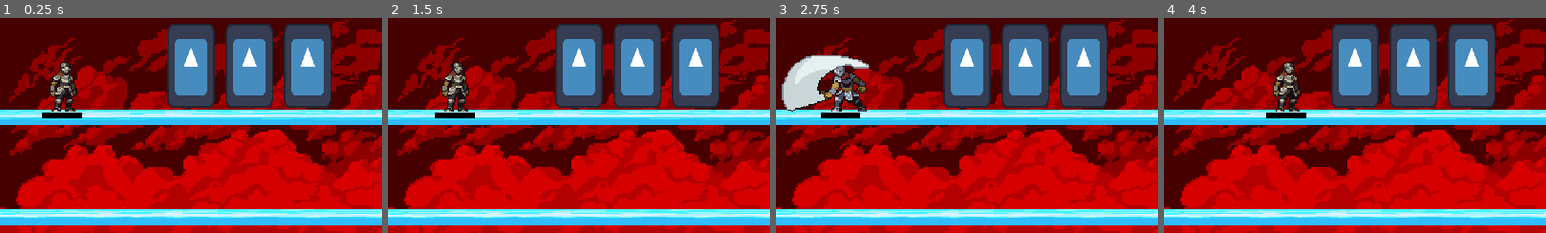
Above: before the commit, frames 1-4 (left to right).
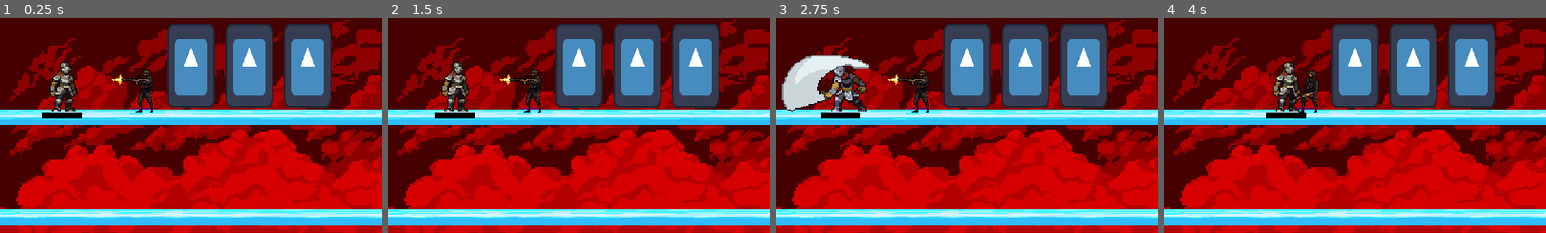
Above: after the commit, the same moments.

Repository: moses0315/CombatSystem
Game: Godot game, scene res://Combat/combat.tscn
The game is run twice, just before and just after one commit, with the same random seed, the same clock (stepped at 60 frames per second) and the same inputs. The engine's default icon, where the game draws it, is replaced by a stand-in: a white triangle on a blue panel in a dark square.
Inputs:
- Up to frame 1 (0.25 s): no input
- Up to frame 2 (1.5 s): tap Enter (ui_accept) at 0.5, 0.77, 0.8, 1.07, 1.35 s; hold Space (attack) 0.53-1.28 s; hold Right (right) from 0.53 s (still down)
- Up to frame 3 (2.75 s): tap Enter (ui_accept) at 1.52, 1.82, 2.3 s; tap Space (attack) at 1.55 s; release Right (right) at 2.03 s; hold Left (left) from 2.03 s (still down); hold Space (attack) from 2.03 s (still down)
- Up to frame 4 (4 s): release Left (left) at 2.78 s; release Space (attack) at 2.78 s; hold Right (right) from 2.78 s (still down); tap Q (door_open) at 2.85 s; tap Enter (ui_accept) at 3.02, 3.32, 3.77, 3.8 s; tap Space (attack) at 3.05 s; hold Space (attack) from 3.53 s (still down)
The pictures show only the part of the screen within x 0-50%, y 0-50%; the shares and areas given below are measured in that part.

The runs differ from the first frame. In frame 1, 0.7% of the frame differs, in the area x 29-41%, y 24-44%; in frame 2, 0.7%; in frame 3, 0.7%; in frame 4, 0.6%.

Commit message:
soldier attack animation

Diff:
--- a/Combat/Knight.gd
+++ b/Combat/Knight.gd
@@ -1,14 +1,15 @@
 extends CharacterBody2D
 
+class_name Knight
 
 var friend = false
 var SPEED = 100
 var enemy_array = []
 
-var gravity = ProjectSettings.get_setting("physics/2d/default_gravity")+1000
+var gravity = ProjectSettings.get_setting("physics/2d/default_gravity")
 
 var health = 100
-var knight_attack_power = 10
+var self_attack_power = 10
 var is_hurt = false
 var is_dead = false
 var is_attacking = false
@@ -49,7 +50,7 @@
 
 	#Move
 	if not is_on_floor():
-		velocity.y += gravity * delta
+		velocity.y += gravity
 		move_and_slide()
 		return
 
@@ -68,7 +69,7 @@
 	if !is_hurt and !is_attacking:
 		if enemy_array == []:
 			velocity.x = move_toward(velocity.x, 0, SPEED)#change code to chase player
-
+			anim.play("idle")
 		elif fixed_target != null:
 			var direction = (fixed_target.position-position).normalized()
 			if direction.x > 0:
@@ -98,6 +99,7 @@
 				velocity.x = move_toward(velocity.x, 0, SPEED)
 			else:
 				velocity.x = direction.x * SPEED
+				anim.play("run")
 
 	elif is_hurt or is_attacking or attack_ready:
 		velocity.x = move_toward(velocity.x, 0, SPEED)
@@ -129,7 +131,7 @@
 func _on_enemy_detection_area_body_exited(body):
 	enemy_array.erase(body)
 
-func _on_animation_enemy_animation_finished(anim_name = "hit"):
+func _on_animation_knight_animation_finished(anim_name = "hit"):
 	is_hurt = false
 	anim.play("idle")
 
@@ -145,7 +147,7 @@
 		attack_ready = false
 
 func _on_attack_area_body_entered(body):
-	body.take_damage(knight_attack_power)
+	body.take_damage(self_attack_power)
 
 func _on_attack_cooldown_timer_timeout():
 	is_attacking = false
--- /dev/null
+++ b/Combat/SodierBullet.gd
@@ -0,0 +1,18 @@
+extends Sprite2D
+
+var to_right = false
+var friend = false
+# Called when the node enters the scene tree for the first time.
+func _ready():
+	if friend:
+		$Area2D.set_collision_mask_value(3, true)
+	else:
+		$Area2D.set_collision_mask_value(2, true)
+
+
+# Called every frame. 'delta' is the elapsed time since the previous frame.
+func _process(delta):
+	if to_right:
+		position.x += 1000*delta
+	else:
+		position.x -= 1000*delta
--- a/Combat/Soldier.gd
+++ b/Combat/Soldier.gd
@@ -1,52 +1,155 @@
 extends CharacterBody2D
 
+var bullet = preload("res://Combat/sodierBullet.tscn")
 
-const SPEED = 300.0
-const JUMP_VELOCITY = -400.0
+var friend = false
+var SPEED = 100
+var enemy_array = []
 
-# Get the gravity from the project settings to be synced with RigidBody nodes.
 var gravity = ProjectSettings.get_setting("physics/2d/default_gravity")
+
+var health = 100
+var self_attack_power = 10
+var is_hurt = false
+var is_dead = false
+var is_attacking = false
+var attack_ready = false
+var attack_target_array = []
+var fixed_target = null
+
+@onready var anim = $AnimationPlayer
+@onready var sprite = $AnimatedSprite2D
+@onready var healthbar = $Healthbar
+@onready var attack_cooldown_timer = $AttackCooldownTimer
+
+func _ready():
+	if friend:
+		set_collision_layer_value(2, true)
+		$EnemyDetectionArea.set_collision_mask_value(3, true)
+		$AttackDetectionArea.set_collision_mask_value(3, true)
+	else:
+		set_collision_layer_value(3, true)
+		$EnemyDetectionArea.set_collision_mask_value(2, true)
+		$AttackDetectionArea.set_collision_mask_value(2, true)
 
 
 func _physics_process(delta):
-	# Add the gravity.
+	print(position)
+	#Health Bar
+	healthbar.value = health
+
+	#Move
 	if not is_on_floor():
-		velocity.y += gravity * delta
+		velocity.y += gravity
+		move_and_slide()
+		return
 
-	# Handle Jump.
-	if Input.is_action_just_pressed("ui_accept") and is_on_floor():
-		velocity.y = JUMP_VELOCITY
+	if fixed_target == null and attack_target_array != []:
+		var minimum = 100000000
+		for enemy in attack_target_array:
+			if enemy.position.x-position.x >= 0:
+				if enemy.position.x-position.x < minimum:
+					minimum = enemy.position.x-position.x
+					fixed_target = enemy
+			elif enemy.position.x-position.x <= 0:
+				if (enemy.position.x-position.x)*-1 < minimum:
+					minimum = (enemy.position.x-position.x)*-1
+					fixed_target = enemy
 
-	# Get the input direction and handle the movement/deceleration.
-	# As good practice, you should replace UI actions with custom gameplay actions.
-	var direction = Input.get_axis("ui_left", "ui_right")
-	if direction:
-		velocity.x = direction * SPEED
-	else:
+	if !is_hurt and !is_attacking:
+		if enemy_array == []:
+			velocity.x = move_toward(velocity.x, 0, SPEED)#change code to chase player
+			anim.play("idle")
+		elif fixed_target != null:
+			var direction = (fixed_target.position-position).normalized()
+			if direction.x > 0:
+				$AnimatedSprite2D.flip_h = false
+			else:
+				$AnimatedSprite2D.flip_h = true
+			velocity.x = move_toward(velocity.x, 0, SPEED)
+			attack()
+
+		else:
+			var minimum = 100000000
+			var direction
+			for enemy in enemy_array:
+				if enemy.position.x-position.x >= 0:
+					if enemy.position.x-position.x < minimum:
+						minimum = enemy.position.x-position.x
+						direction = (enemy.position-position).normalized()
+				elif enemy.position.x-position.x <= 0:
+					if (enemy.position.x-position.x)*-1 < minimum:
+						minimum = (enemy.position.x-position.x)*-1
+						direction = (enemy.position-position).normalized()
+			if direction.x > 0:
+				$AnimatedSprite2D.flip_h = false
+			else:
+				$AnimatedSprite2D.flip_h = true
+			if attack_ready:
+				velocity.x = move_toward(velocity.x, 0, SPEED)
+			else:
+				velocity.x = direction.x * SPEED
+				anim.play("run")
+
+	elif is_hurt or is_attacking or attack_ready:
 		velocity.x = move_toward(velocity.x, 0, SPEED)
-
 	move_and_slide()
 
 
-func _on_enemy_detection_area_body_entered(body):
-	pass # Replace with function body.
+
+func attack():
+	if attack_ready:
+		is_attacking = true
+		attack_cooldown_timer.start()
+		anim.play("attack")
+
+		var bullet_instance =  bullet.instantiate()
+		if $AnimatedSprite2D.flip_h == true:#facing left
+			bullet_instance.to_right = false
+			bullet_instance.position = Vector2(-39, -18)
+		else:
+			bullet_instance.to_right = true
+			bullet_instance.position = Vector2(39, -18)
+		if friend:
+			bullet_instance.friend = true
+		else:
+			bullet_instance.friend = false
+		add_child(bullet_instance)
 
 
-func _on_enemy_detection_area_body_exited(body):
-	pass # Replace with function body.
+func take_damage(attack_power):
+	health -= attack_power
+	is_hurt = true
+	if health <= 0:
+		anim.play("death")
+		is_dead = true
+		await anim.animation_finished
+		self.queue_free()
+	else:
+		anim.play("hit")
 
 
+func _on_enemy_detection_area_body_entered(body):
+	enemy_array.append(body)
+
+func _on_enemy_detection_area_body_exited(body):
+	enemy_array.erase(body)
+
+func _on_animation_soldier_animation_finished(anim_name = "hit"):
+	is_hurt = false
+	anim.play("idle")
+
 func _on_attack_detection_area_body_entered(body):
-	pass # Replace with function body.
-
+	attack_ready = true
+	attack_target_array.append(body)
 
 func _on_attack_detection_area_body_exited(body):
-	pass # Replace with function body.
-
-
-func _on_attack_area_body_entered(body):
-	pass # Replace with function body.
+	if body == fixed_target:
+		fixed_target = null
+	attack_target_array.erase(body)
+	if attack_target_array == []:
+		attack_ready = false
 
 
 func _on_attack_cooldown_timer_timeout():
-	pass # Replace with function body.
+	is_attacking = false
--- a/Combat/combat.tscn
+++ b/Combat/combat.tscn
@@ -1,10 +1,11 @@
-[gd_scene load_steps=8 format=3 uid="uid://dpvx5dtqgyxr0"]
+[gd_scene load_steps=9 format=3 uid="uid://dpvx5dtqgyxr0"]
 
 [ext_resource type="Texture2D" uid="uid://bb8betedfjl0u" path="res://Assets/Backcground/back.png" id="1_61lqm"]
 [ext_resource type="PackedScene" uid="uid://wfufadg3krmj" path="res://Combat/player.tscn" id="2_x76vy"]
 [ext_resource type="PackedScene" uid="uid://bhh6t0a2uc0nq" path="res://Combat/three_doors.tscn" id="3_bvjdj"]
 [ext_resource type="Script" path="res://Combat/NPCs.gd" id="3_khaqe"]
 [ext_resource type="AudioStream" uid="uid://d2rrwdkre8t4i" path="res://Assets/Audio/Candyland.mp3" id="4_iiash"]
+[ext_resource type="PackedScene" uid="uid://ciotvvhl257rt" path="res://Combat/soldier.tscn" id="6_be23j"]
 
 [sub_resource type="RectangleShape2D" id="RectangleShape2D_hey54"]
 size = Vector2(509, 1016)
@@ -95,3 +96,6 @@
 [node name="Player" parent="." instance=ExtResource("2_x76vy")]
 position = Vector2(96, 100)
 scale = Vector2(2, 2)
+
+[node name="Soldier" parent="." instance=ExtResource("6_be23j")]
+position = Vector2(216, 104)
--- a/Combat/knight.tscn
+++ b/Combat/knight.tscn
@@ -465,7 +465,7 @@
 
 [node name="AnimatedSprite2D" type="AnimatedSprite2D" parent="."]
 sprite_frames = SubResource("SpriteFrames_sgtoa")
-animation = &"attack1"
+animation = &"idle"
 autoplay = "idle"
 frame = 1
 
@@ -507,7 +507,7 @@
 wait_time = 0.5
 one_shot = true
 
-[connection signal="animation_finished" from="AnimationPlayer" to="." method="_on_animation_enemy_animation_finished"]
+[connection signal="animation_finished" from="AnimationPlayer" to="." method="_on_animation_knight_animation_finished"]
 [connection signal="body_entered" from="EnemyDetectionArea" to="." method="_on_enemy_detection_area_body_entered"]
 [connection signal="body_exited" from="EnemyDetectionArea" to="." method="_on_enemy_detection_area_body_exited"]
 [connection signal="body_entered" from="AttackDetectionArea" to="." method="_on_attack_detection_area_body_entered"]
--- /dev/null
+++ b/Combat/sodierBullet.tscn
@@ -0,0 +1,19 @@
+[gd_scene load_steps=4 format=3 uid="uid://djisqcpi4wnsu"]
+
+[ext_resource type="Texture2D" uid="uid://c55galaye6eb5" path="res://Assets/Soldier_1/Bullet.png" id="1_yr8ha"]
+[ext_resource type="Script" path="res://Combat/SodierBullet.gd" id="2_8xqhs"]
+
+[sub_resource type="RectangleShape2D" id="RectangleShape2D_fydj3"]
+size = Vector2(5, 1)
+
+[node name="SoldierBullet" type="Sprite2D"]
+texture = ExtResource("1_yr8ha")
+script = ExtResource("2_8xqhs")
+
+[node name="Area2D" type="Area2D" parent="."]
+scale = Vector2(10, 10)
+collision_layer = 0
+collision_mask = 0
+
+[node name="CollisionShape2D" type="CollisionShape2D" parent="Area2D"]
+shape = SubResource("RectangleShape2D_fydj3")
--- a/Combat/soldier.tscn
+++ b/Combat/soldier.tscn
@@ -1,10 +1,14 @@
-[gd_scene load_steps=8 format=3 uid="uid://ciotvvhl257rt"]
+[gd_scene load_steps=45 format=3 uid="uid://ciotvvhl257rt"]
 
 [ext_resource type="Script" path="res://Combat/Soldier.gd" id="1_ceqk6"]
-
-[sub_resource type="SpriteFrames" id="SpriteFrames_0rtw4"]
+[ext_resource type="Texture2D" uid="uid://d1orwoij5nopt" path="res://Assets/Soldier_1/Shot_2.png" id="2_akga5"]
+[ext_resource type="Texture2D" uid="uid://b5mesg6nb6mis" path="res://Assets/Soldier_1/Idle.png" id="2_whjtw"]
+[ext_resource type="Texture2D" uid="uid://4828a81f4ylu" path="res://Assets/Soldier_1/Dead.png" id="3_fflux"]
+[ext_resource type="Texture2D" uid="uid://dq46mvnnb68be" path="res://Assets/Soldier_1/Hurt.png" id="4_ohoxn"]
+[ext_resource type="Texture2D" uid="uid://3nuxytsfw7vm" path="res://Assets/Soldier_1/Run.png" id="6_1ara4"]
 
 [sub_resource type="RectangleShape2D" id="RectangleShape2D_8eyop"]
+size = Vector2(20, 64)
 
 [sub_resource type="RectangleShape2D" id="RectangleShape2D_ygxcn"]
 size = Vector2(795, 20)
@@ -12,18 +16,388 @@
 [sub_resource type="StyleBoxFlat" id="StyleBoxFlat_ymy43"]
 
 [sub_resource type="RectangleShape2D" id="RectangleShape2D_c8emr"]
-size = Vector2(77, 32)
-
-[sub_resource type="RectangleShape2D" id="RectangleShape2D_qo0qq"]
-size = Vector2(34.25, 40)
+size = Vector2(320, 32)
+
+[sub_resource type="Animation" id="Animation_uewn3"]
+resource_name = "idle"
+length = 0.7
+loop_mode = 1
+tracks/0/type = "value"
+tracks/0/imported = false
+tracks/0/enabled = true
+tracks/0/path = NodePath("AnimatedSprite2D:animation")
+tracks/0/interp = 1
+tracks/0/loop_wrap = true
+tracks/0/keys = {
+"times": PackedFloat32Array(0),
+"transitions": PackedFloat32Array(1),
+"update": 1,
+"values": [&"idle"]
+}
+tracks/1/type = "value"
+tracks/1/imported = false
+tracks/1/enabled = true
+tracks/1/path = NodePath("AnimatedSprite2D:frame")
+tracks/1/interp = 1
+tracks/1/loop_wrap = true
+tracks/1/keys = {
+"times": PackedFloat32Array(0, 0.1, 0.2, 0.3, 0.4, 0.5, 0.6),
+"transitions": PackedFloat32Array(1, 1, 1, 1, 1, 1, 1),
+"update": 1,
+"values": [0, 1, 2, 3, 4, 5, 6]
+}
+
+[sub_resource type="Animation" id="Animation_7hytm"]
+resource_name = "run"
+length = 0.8
+loop_mode = 1
+tracks/0/type = "value"
+tracks/0/imported = false
+tracks/0/enabled = true
+tracks/0/path = NodePath("AnimatedSprite2D:animation")
+tracks/0/interp = 1
+tracks/0/loop_wrap = true
+tracks/0/keys = {
+"times": PackedFloat32Array(0),
+"transitions": PackedFloat32Array(1),
+"update": 1,
+"values": [&"run"]
+}
+tracks/1/type = "value"
+tracks/1/imported = false
+tracks/1/enabled = true
+tracks/1/path = NodePath("AnimatedSprite2D:frame")
+tracks/1/interp = 1
+tracks/1/loop_wrap = true
+tracks/1/keys = {
+"times": PackedFloat32Array(0, 0.1, 0.2, 0.3, 0.4, 0.5, 0.6, 0.7),
+"transitions": PackedFloat32Array(1, 1, 1, 1, 1, 1, 1, 1),
+"update": 1,
+"values": [0, 1, 2, 3, 4, 5, 6, 7]
+}
+
+[sub_resource type="Animation" id="Animation_c7wpk"]
+resource_name = "hit"
+length = 0.3
+tracks/0/type = "value"
+tracks/0/imported = false
+tracks/0/enabled = true
+tracks/0/path = NodePath("AnimatedSprite2D:animation")
+tracks/0/interp = 1
+tracks/0/loop_wrap = true
+tracks/0/keys = {
+"times": PackedFloat32Array(0),
+"transitions": PackedFloat32Array(1),
+"update": 1,
+"values": [&"hit"]
+}
+tracks/1/type = "value"
+tracks/1/imported = false
+tracks/1/enabled = true
+tracks/1/path = NodePath("AnimatedSprite2D:frame")
+tracks/1/interp = 1
+tracks/1/loop_wrap = true
+tracks/1/keys = {
+"times": PackedFloat32Array(0, 0.1, 0.2),
+"transitions": PackedFloat32Array(1, 1, 1),
+"update": 1,
+"values": [0, 1, 2]
+}
+
+[sub_resource type="Animation" id="Animation_mp074"]
+resource_name = "death"
+length = 0.4
+tracks/0/type = "value"
+tracks/0/imported = false
+tracks/0/enabled = true
+tracks/0/path = NodePath("AnimatedSprite2D:animation")
+tracks/0/interp = 1
+tracks/0/loop_wrap = true
+tracks/0/keys = {
+"times": PackedFloat32Array(0),
+"transitions": PackedFloat32Array(1),
+"update": 1,
+"values": [&"death"]
+}
+tracks/1/type = "value"
+tracks/1/imported = false
+tracks/1/enabled = true
+tracks/1/path = NodePath("AnimatedSprite2D:frame")
+tracks/1/interp = 1
+tracks/1/loop_wrap = true
+tracks/1/keys = {
+"times": PackedFloat32Array(0, 0.1, 0.2, 0.3),
+"transitions": PackedFloat32Array(1, 1, 1, 1),
+"update": 1,
+"values": [0, 1, 2, 3]
+}
+
+[sub_resource type="Animation" id="Animation_t26sg"]
+resource_name = "attack"
+length = 0.4
+tracks/0/type = "value"
+tracks/0/imported = false
+tracks/0/enabled = true
+tracks/0/path = NodePath("AnimatedSprite2D:animation")
+tracks/0/interp = 1
+tracks/0/loop_wrap = true
+tracks/0/keys = {
+"times": PackedFloat32Array(0),
+"transitions": PackedFloat32Array(1),
+"update": 1,
+"values": [&"attack"]
+}
+tracks/1/type = "value"
+tracks/1/imported = false
+tracks/1/enabled = true
+tracks/1/path = NodePath("AnimatedSprite2D:frame")
+tracks/1/interp = 1
+tracks/1/loop_wrap = true
+tracks/1/keys = {
+"times": PackedFloat32Array(0, 0.1, 0.2, 0.3),
+"transitions": PackedFloat32Array(1, 1, 1, 1),
+"update": 1,
+"values": [0, 1, 2, 3]
+}
+
+[sub_resource type="Animation" id="Animation_q4pbe"]
+length = 0.001
+tracks/0/type = "value"
+tracks/0/imported = false
+tracks/0/enabled = true
+tracks/0/path = NodePath("AnimatedSprite2D:frame")
+tracks/0/interp = 1
+tracks/0/loop_wrap = true
+tracks/0/keys = {
+"times": PackedFloat32Array(0),
+"transitions": PackedFloat32Array(1),
+"update": 1,
+"values": [1]
+}
+
+[sub_resource type="AnimationLibrary" id="AnimationLibrary_n6ytd"]
+_data = {
+"RESET": SubResource("Animation_q4pbe"),
+"attack": SubResource("Animation_t26sg"),
+"death": SubResource("Animation_mp074"),
+"hit": SubResource("Animation_c7wpk"),
+"idle": SubResource("Animation_uewn3"),
+"run": SubResource("Animation_7hytm")
+}
+
+[sub_resource type="AtlasTexture" id="AtlasTexture_m8hs6"]
+atlas = ExtResource("2_akga5")
+region = Rect2(0, 0, 128, 128)
+
+[sub_resource type="AtlasTexture" id="AtlasTexture_r7oix"]
+atlas = ExtResource("2_akga5")
+region = Rect2(128, 0, 128, 128)
+
+[sub_resource type="AtlasTexture" id="AtlasTexture_d0l2w"]
+atlas = ExtResource("2_akga5")
+region = Rect2(256, 0, 128, 128)
+
+[sub_resource type="AtlasTexture" id="AtlasTexture_0ve5o"]
+atlas = ExtResource("2_akga5")
+region = Rect2(384, 0, 128, 128)
+
+[sub_resource type="AtlasTexture" id="AtlasTexture_i8lnq"]
+atlas = ExtResource("3_fflux")
+region = Rect2(0, 0, 128, 128)
+
+[sub_resource type="AtlasTexture" id="AtlasTexture_imu5h"]
+atlas = ExtResource("3_fflux")
+region = Rect2(128, 0, 128, 128)
+
+[sub_resource type="AtlasTexture" id="AtlasTexture_rn1n0"]
+atlas = ExtResource("3_fflux")
+region = Rect2(256, 0, 128, 128)
+
+[sub_resource type="AtlasTexture" id="AtlasTexture_yacrf"]
+atlas = ExtResource("3_fflux")
+region = Rect2(384, 0, 128, 128)
+
+[sub_resource type="AtlasTexture" id="AtlasTexture_utjqh"]
+atlas = ExtResource("4_ohoxn")
+region = Rect2(0, 0, 128, 128)
+
+[sub_resource type="AtlasTexture" id="AtlasTexture_efmqr"]
+atlas = ExtResource("4_ohoxn")
+region = Rect2(128, 0, 128, 128)
+
+[sub_resource type="AtlasTexture" id="AtlasTexture_su1oa"]
+atlas = ExtResource("4_ohoxn")
+region = Rect2(256, 0, 128, 128)
+
+[sub_resource type="AtlasTexture" id="AtlasTexture_nrqwy"]
+atlas = ExtResource("2_whjtw")
+region = Rect2(0, 0, 128, 128)
+
+[sub_resource type="AtlasTexture" id="AtlasTexture_4ws1g"]
+atlas = ExtResource("2_whjtw")
+region = Rect2(128, 0, 128, 128)
+
+[sub_resource type="AtlasTexture" id="AtlasTexture_ghahh"]
+atlas = ExtResource("2_whjtw")
+region = Rect2(256, 0, 128, 128)
+
+[sub_resource type="AtlasTexture" id="AtlasTexture_q6ceg"]
+atlas = ExtResource("2_whjtw")
+region = Rect2(384, 0, 128, 128)
+
+[sub_resource type="AtlasTexture" id="AtlasTexture_5axfr"]
+atlas = ExtResource("2_whjtw")
+region = Rect2(512, 0, 128, 128)
+
+[sub_resource type="AtlasTexture" id="AtlasTexture_sasu4"]
+atlas = ExtResource("2_whjtw")
+region = Rect2(640, 0, 128, 128)
+
+[sub_resource type="AtlasTexture" id="AtlasTexture_o4abs"]
+atlas = ExtResource("2_whjtw")
+region = Rect2(768, 0, 128, 128)
+
+[sub_resource type="AtlasTexture" id="AtlasTexture_38oei"]
+atlas = ExtResource("6_1ara4")
+region = Rect2(0, 0, 128, 128)
+
+[sub_resource type="AtlasTexture" id="AtlasTexture_al4pl"]
+atlas = ExtResource("6_1ara4")
+region = Rect2(128, 0, 128, 128)
+
+[sub_resource type="AtlasTexture" id="AtlasTexture_hykqu"]
+atlas = ExtResource("6_1ara4")
+region = Rect2(256, 0, 128, 128)
+
+[sub_resource type="AtlasTexture" id="AtlasTexture_fhhkf"]
+atlas = ExtResource("6_1ara4")
+region = Rect2(384, 0, 128, 128)
+
+[sub_resource type="AtlasTexture" id="AtlasTexture_alfxj"]
+atlas = ExtResource("6_1ara4")
+region = Rect2(512, 0, 128, 128)
+
+[sub_resource type="AtlasTexture" id="AtlasTexture_j5cyd"]
+atlas = ExtResource("6_1ara4")
+region = Rect2(640, 0, 128, 128)
+
+[sub_resource type="AtlasTexture" id="AtlasTexture_66l50"]
+atlas = ExtResource("6_1ara4")
+region = Rect2(768, 0, 128, 128)
+
+[sub_resource type="AtlasTexture" id="AtlasTexture_3hiev"]
+atlas = ExtResource("6_1ara4")
+region = Rect2(896, 0, 128, 128)
+
+[sub_resource type="SpriteFrames" id="SpriteFrames_0rtw4"]
+animations = [{
+"frames": [{
+"duration": 1.0,
+"texture": SubResource("AtlasTexture_m8hs6")
+}, {
+"duration": 1.0,
+"texture": SubResource("AtlasTexture_r7oix")
+}, {
+"duration": 1.0,
+"texture": SubResource("AtlasTexture_d0l2w")
+}, {
+"duration": 1.0,
+"texture": SubResource("AtlasTexture_0ve5o")
+}],
+"loop": true,
+"name": &"attack",
+"speed": 5.0
+}, {
+"frames": [{
+"duration": 1.0,
+"texture": SubResource("AtlasTexture_i8lnq")
+}, {
+"duration": 1.0,
+"texture": SubResource("AtlasTexture_imu5h")
+}, {
+"duration": 1.0,
+"texture": SubResource("AtlasTexture_rn1n0")
+}, {
+"duration": 1.0,
+"texture": SubResource("AtlasTexture_yacrf")
+}],
+"loop": true,
+"name": &"death",
+"speed": 5.0
+}, {
+"frames": [{
+"duration": 1.0,
+"texture": SubResource("AtlasTexture_utjqh")
+}, {
+"duration": 1.0,
+"texture": SubResource("AtlasTexture_efmqr")
+}, {
+"duration": 1.0,
+"texture": SubResource("AtlasTexture_su1oa")
+}],
+"loop": true,
+"name": &"hit",
+"speed": 5.0
+}, {
+"frames": [{
+"duration": 1.0,
+"texture": SubResource("AtlasTexture_nrqwy")
+}, {
+"duration": 1.0,
+"texture": SubResource("AtlasTexture_4ws1g")
+}, {
+"duration": 1.0,
+"texture": SubResource("AtlasTexture_ghahh")
+}, {
+"duration": 1.0,
+"texture": SubResource("AtlasTexture_q6ceg")
+}, {
+"duration": 1.0,
+"texture": SubResource("AtlasTexture_5axfr")
+}, {
+"duration": 1.0,
+"texture": SubResource("AtlasTexture_sasu4")
+}, {
+"duration": 1.0,
+"texture": SubResource("AtlasTexture_o4abs")
+}],
+"loop": true,
+"name": &"idle",
+"speed": 5.0
+}, {
+"frames": [{
+"duration": 1.0,
+"texture": SubResource("AtlasTexture_38oei")
+}, {
+"duration": 1.0,
+"texture": SubResource("AtlasTexture_al4pl")
+}, {
+"duration": 1.0,
+"texture": SubResource("AtlasTexture_hykqu")
+}, {
+"duration": 1.0,
+"texture": SubResource("AtlasTexture_fhhkf")
+}, {
+"duration": 1.0,
+"texture": SubResource("AtlasTexture_alfxj")
+}, {
+"duration": 1.0,
+"texture": SubResource("AtlasTexture_j5cyd")
+}, {
+"duration": 1.0,
+"texture": SubResource("AtlasTexture_66l50")
+}, {
+"duration": 1.0,
+"texture": SubResource("AtlasTexture_3hiev")
+}],
+"loop": true,
+"name": &"run",
+"speed": 5.0
+}]
 
 [node name="Soldier" type="CharacterBody2D"]
+collision_layer = 0
 script = ExtResource("1_ceqk6")
-
-[node name="AnimationPlayer" type="AnimationPlayer" parent="."]
-
-[node name="AnimatedSprite2D" type="AnimatedSprite2D" parent="."]
-sprite_frames = SubResource("SpriteFrames_0rtw4")
 
 [node name="CollisionShape2D" type="CollisionShape2D" parent="."]
 shape = SubResource("RectangleShape2D_8eyop")
@@ -53,22 +427,24 @@
 [node name="CollisionShape2D" type="CollisionShape2D" parent="AttackDetectionArea"]
 shape = SubResource("RectangleShape2D_c8emr")
 
-[node name="AttackArea" type="Area2D" parent="."]
-collision_layer = 0
-collision_mask = 0
-
-[node name="CollisionShape2D" type="CollisionShape2D" parent="AttackArea"]
-position = Vector2(21.125, 0)
-shape = SubResource("RectangleShape2D_qo0qq")
-disabled = true
-
 [node name="AttackCooldownTimer" type="Timer" parent="."]
-wait_time = 0.5
+wait_time = 0.4
 one_shot = true
+
+[node name="AnimationPlayer" type="AnimationPlayer" parent="."]
+libraries = {
+"": SubResource("AnimationLibrary_n6ytd")
+}
+
+[node name="AnimatedSprite2D" type="AnimatedSprite2D" parent="."]
+position = Vector2(0, -32)
+sprite_frames = SubResource("SpriteFrames_0rtw4")
+animation = &"attack"
+frame = 1
 
 [connection signal="body_entered" from="EnemyDetectionArea" to="." method="_on_enemy_detection_area_body_entered"]
 [connection signal="body_exited" from="EnemyDetectionArea" to="." method="_on_enemy_detection_area_body_exited"]
 [connection signal="body_entered" from="AttackDetectionArea" to="." method="_on_attack_detection_area_body_entered"]
 [connection signal="body_exited" from="AttackDetectionArea" to="." method="_on_attack_detection_area_body_exited"]
-[connection signal="body_entered" from="AttackArea" to="." method="_on_attack_area_body_entered"]
 [connection signal="timeout" from="AttackCooldownTimer" to="." method="_on_attack_cooldown_timer_timeout"]
+[connection signal="animation_finished" from="AnimationPlayer" to="." method="_on_animation_soldier_animation_finished"]
Binary file added: Assets/Soldier_1/Bullet.png
Not shown, added: Assets/Soldier_1/Bullet.png.import
Binary file changed: Assets/Soldier_1/Dead.png
Binary file changed: Assets/Soldier_1/Hurt.png
Binary file changed: Assets/Soldier_1/Idle.png
Binary file changed: Assets/Soldier_1/Run.png
Binary file changed: Assets/Soldier_1/Shot_2.png
